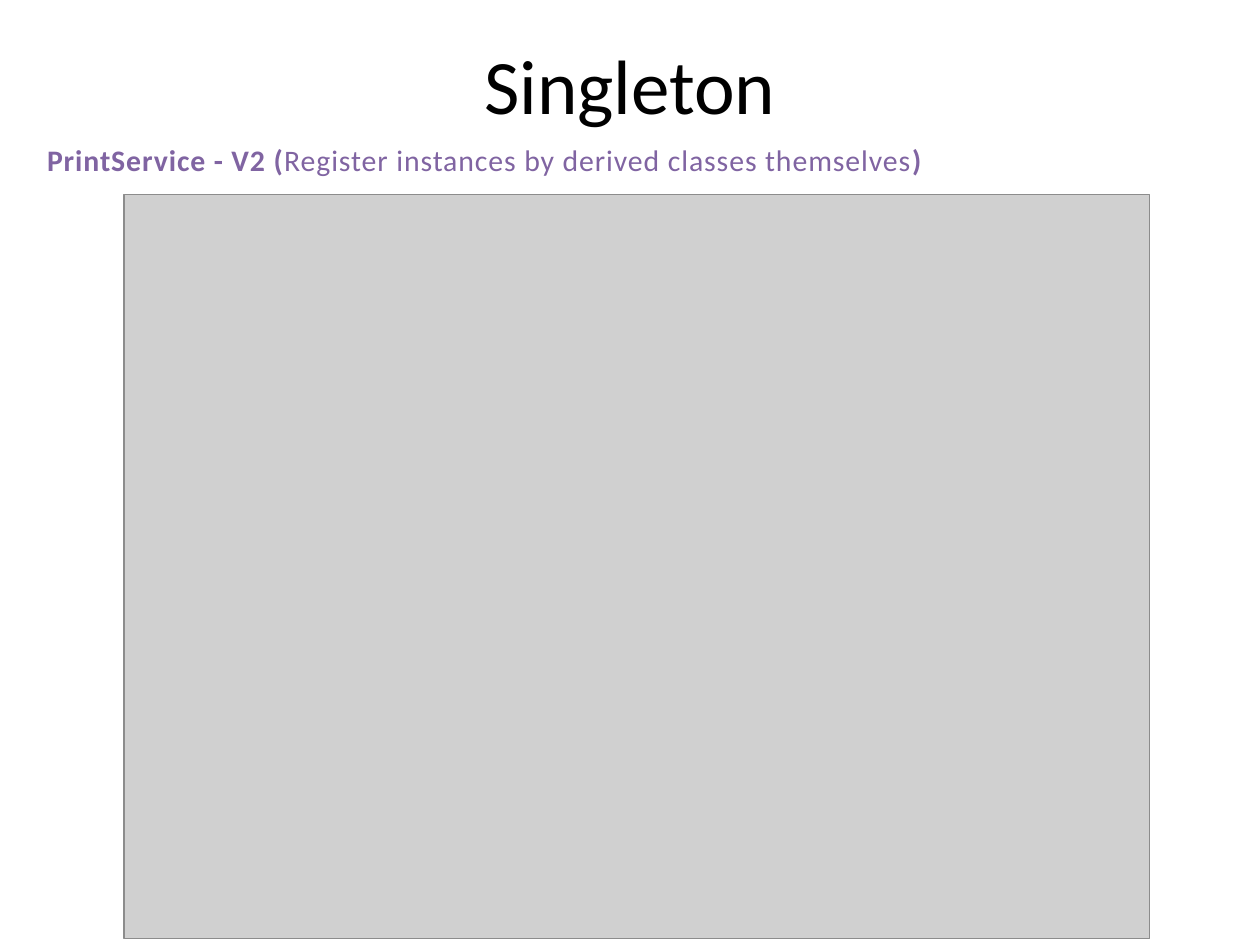
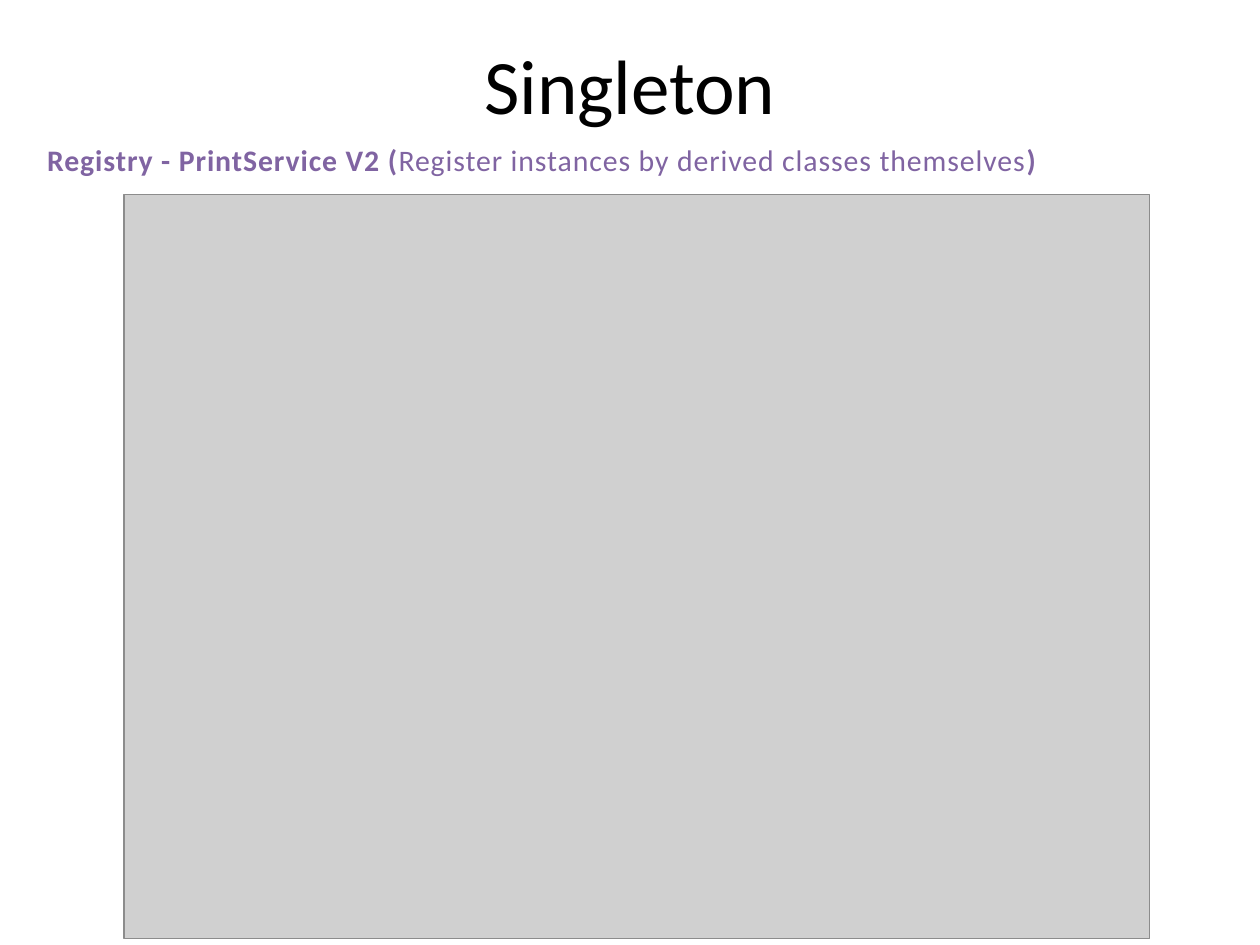
Before and after one commit to PlumpMath/DesignPattern-956, a slide deck: slide 16 of _Doc/DesignPattern.P3.Creational(Singleton).pptx. Drawn at 1260x945 pixels with LibreOffice and Linux fonts; fonts in the diff are those of the drawing; grey boxes stand for pictures. Boxes give left, top, right and bottom in pixels: in the first picture for what was removed or moved away, otherwise in the second. Text is boxed around its words. In the diff, an @@ line names an element or a change of style, - is before the commit and + after.

```diff
--- a/_Doc/DesignPattern.P3.Creational(Singleton).pptx
+++ b/_Doc/DesignPattern.P3.Creational(Singleton).pptx
@@ text at (x1=47, y1=149, x2=1036, y2=176): text changed @@
-PrintService - V2 (Register instances by derived classes themselves)
+Registry - PrintService V2 (Register instances by derived classes themselves)
```
Also in this commit, not shown: 13 other slides changed.
